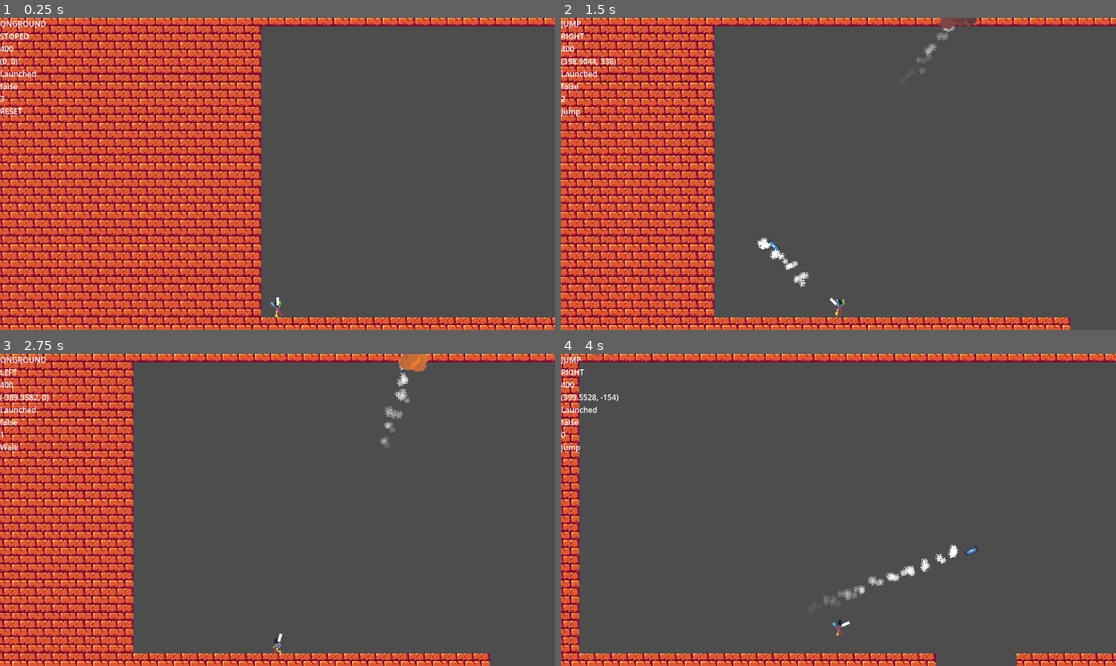
Above: before the commit, frames 1-4 (two rows, left to right).
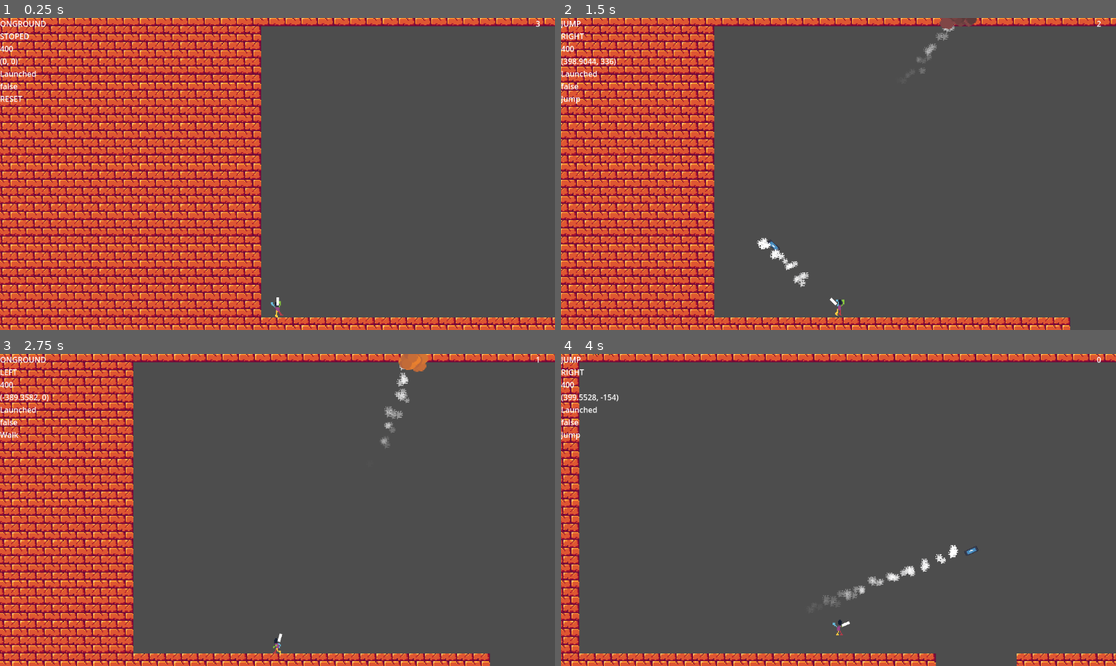
Above: after the commit, the same moments.

Repository: Shidoengie/unnamed-soldiertf2-game
Game: Godot game, scene res://Levels/TEST.tscn
Two runs of this game, one before a commit and one after it. Both use one fixed random seed, a clock stepped at 60 frames per second and the inputs below. The engine's default icon, where the game draws it, is replaced by a stand-in: a white triangle on a blue panel in a dark square.
Inputs (mouse positions are in pixels of both pictures, inside the frame that each line leads up to):
- Up to frame 1 (0.25 s): no input
- Up to frame 2 (1.5 s): tap Enter at 0.5 s; move the mouse to (960, 158) at 0.52 s; hold Right (MoveRight) from 0.53 s (still down); click (960, 158) at 0.6 s; tap Space (Jump) at 0.77 s; move the mouse to (727, 189) at 1.27 s; click (727, 189) at 1.35 s
- Up to frame 3 (2.75 s): tap Space (Jump) at 1.52 s; move the mouse to (333, 441) at 2.02 s; release Right (MoveRight) at 2.03 s; hold Left (MoveLeft) from 2.03 s (still down); click (333, 441) at 2.1 s
- Up to frame 4 (4 s): move the mouse to (810, 572) at 2.77 s; release Left (MoveLeft) at 2.78 s; hold Right (MoveRight) from 2.78 s (still down); click (810, 572) at 2.85 s; tap Space (Jump) at 3.02, 3.77 s; move the mouse to (1005, 556) at 3.52 s; click (1005, 556) at 3.6 s

The runs differ from the first frame. In frame 1, 0.1% of the frame differs, in the area x 0-98%, y 0-31%; in frame 2, 0.1%; in frame 3, less than 0.1%; in frame 4, 0.1%.

Commit message:
ammo fix

Diff:
--- a/Scenes/GUI/GUI.gd
+++ b/Scenes/GUI/GUI.gd
@@ -1,6 +1,7 @@
 extends CanvasLayer
 
 var groundstate = ""
-
+var ammo
 func _process(delta):
 	$DEV/Label6.text = groundstate
+	$Ammo.text = str(ammo)
--- a/Scenes/GUI/GUI.tscn
+++ b/Scenes/GUI/GUI.tscn
@@ -10,33 +10,28 @@
 offset_bottom = 40.0
 
 [node name="Label6" type="Label" parent="DEV"]
-layout_mode = 2
 offset_right = 40.0
 offset_bottom = 23.0
 
 [node name="Label" type="Label" parent="DEV"]
-layout_mode = 2
 offset_top = 27.0
 offset_right = 40.0
 offset_bottom = 50.0
 
 [node name="Label2" type="Label" parent="DEV"]
 visible = false
-layout_mode = 2
 offset_top = 27.0
 offset_right = 66.0
 offset_bottom = 50.0
 
 [node name="Label3" type="Label" parent="DEV"]
 visible = false
-layout_mode = 2
 offset_top = 27.0
 offset_right = 66.0
 offset_bottom = 50.0
 
 [node name="Label4" type="Label" parent="DEV"]
 visible = false
-layout_mode = 2
 offset_top = 27.0
 offset_right = 66.0
 offset_bottom = 53.0
@@ -44,7 +39,6 @@
 
 [node name="Label5" type="Label" parent="DEV"]
 visible = false
-layout_mode = 2
 offset_top = 27.0
 offset_right = 40.0
 offset_bottom = 50.0
--- a/Scenes/Player/Player.gd
+++ b/Scenes/Player/Player.gd
@@ -58,8 +58,9 @@
 		canJump = true
 
 	$Marker2d.look_at(get_global_mouse_position())
-	var dev = [GroundStates.keys()[CUR_GroundState],MoveStates.keys()[CUR_MoveState],walkSpeed,velocity,"Launched",launched,ammo,CUR_AnimState]
+	var dev = [GroundStates.keys()[CUR_GroundState],MoveStates.keys()[CUR_MoveState],walkSpeed,velocity,"Launched",launched,CUR_AnimState]
 	DEV_GUI(dev)
+	GUI.ammo = ammo
 	_stateChecks()
 	_stateMachines(delta)
 	move_and_slide()
Not shown: 10 places in Scenes/Rocket/Rocket.tscn that only renumber resources
